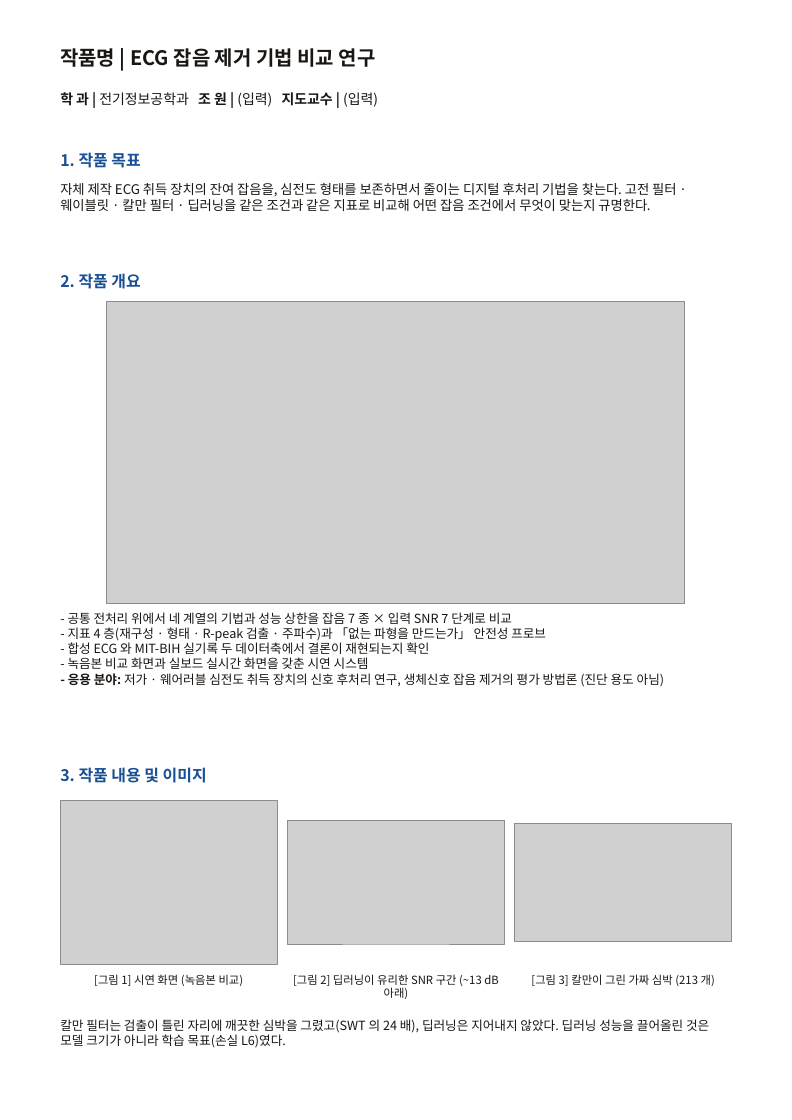
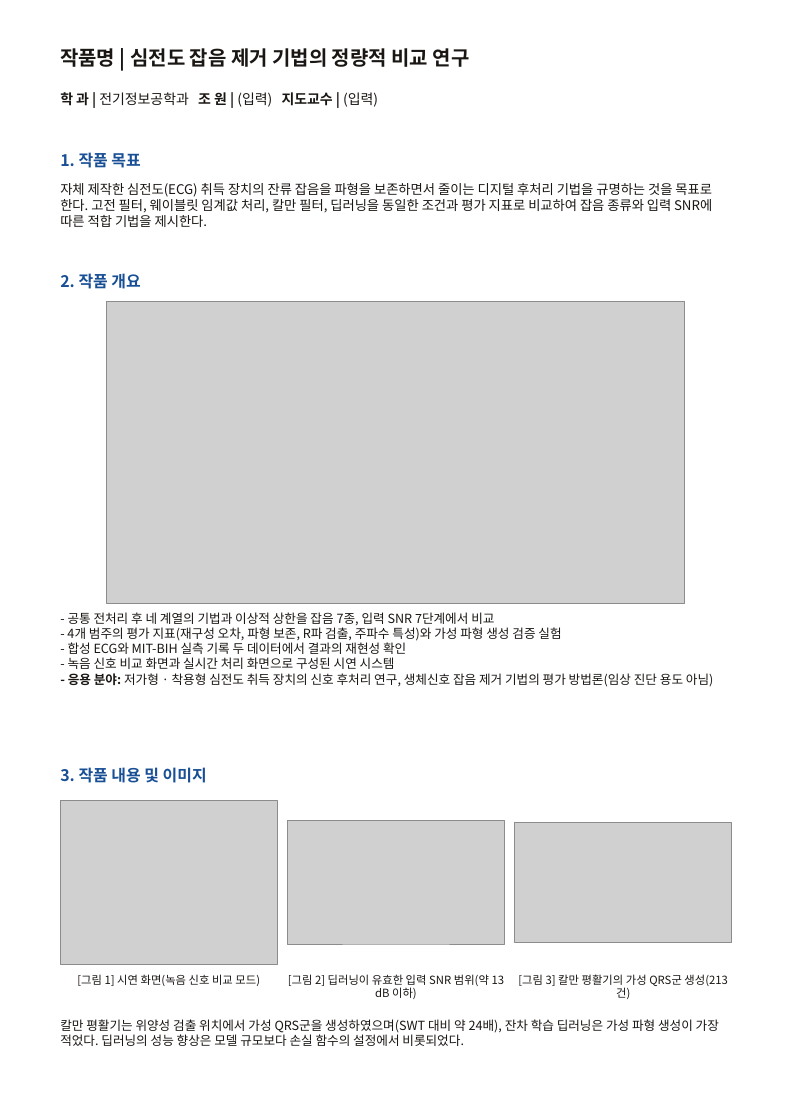
Before and after one commit to userpawbaw/ECG_denoising_method_comparision, a slide deck: slide 1 of results/panel/brochure_draft.pptx. Drawn at 792x1120 pixels with LibreOffice and Linux fonts; fonts in the diff are those of the drawing; grey boxes stand for pictures. Boxes give left, top, right and bottom in pixels: in the first picture for what was removed or moved away, otherwise in the second. Text is boxed around its words. In the diff, an @@ line names an element or a change of style, - is before the commit and + after.

```diff
--- a/results/panel/brochure_draft.pptx
+++ b/results/panel/brochure_draft.pptx
@@ text at bbox=[60, 48, 470, 67]: text changed @@
-작품명 | ECG 잡음 제거 기법 비교 연구
+작품명 | 심전도 잡음 제거 기법의 정량적 비교 연구
@@ text at bbox=[60, 183, 712, 227]: text changed @@
-자체 제작 ECG 취득 장치의 잔여 잡음을, 심전도 형태를 보존하면서 줄이는 디지털 후처리 기법을 찾는다. 고전 필터 · 웨이블릿 · 칼만 필터 · 딥러닝을 같은 조건과 같은 지표로 비교해 어떤 잡음 조건에서 무엇이 맞는지 규명한다.
+자체 제작한 심전도(ECG) 취득 장치의 잔류 잡음을 파형을 보존하면서 줄이는 디지털 후처리 기법을 규명하는 것을 목표로 한다. 고전 필터, 웨이블릿 임계값 처리, 칼만 필터, 딥러닝을 동일한 조건과 평가 지표로 비교하여 잡음 종류와 입력 SNR에 따른 적합 기법을 제시한다.
@@ text at bbox=[67, 612, 714, 687]: text changed @@
-- 공통 전처리 위에서 네 계열의 기법과 성능 상한을 잡음 7 종 × 입력 SNR 7 단계로 비교
-- 지표 4 층(재구성 · 형태 · R-peak 검출 · 주파수)과 「없는 파형을 만드는가」 안전성 프로브
-- 합성 ECG 와 MIT-BIH 실기록 두 데이터축에서 결론이 재현되는지 확인
-- 녹음본 비교 화면과 실보드 실시간 화면을 갖춘 시연 시스템
-- 응용 분야: 저가 · 웨어러블 심전도 취득 장치의 신호 후처리 연구, 생체신호 잡음 제거의 평가 방법론 (진단 용도 아님)
+- 공통 전처리 후 네 계열의 기법과 이상적 상한을 잡음 7종, 입력 SNR 7단계에서 비교
+- 4개 범주의 평가 지표(재구성 오차, 파형 보존, R파 검출, 주파수 특성)와 가성 파형 생성 검증 실험
+- 합성 ECG와 MIT-BIH 실측 기록 두 데이터에서 결과의 재현성 확인
+- 녹음 신호 비교 화면과 실시간 처리 화면으로 구성된 시연 시스템
+- 응용 분야: 저가형 · 착용형 심전도 취득 장치의 신호 후처리 연구, 생체신호 잡음 제거 기법의 평가 방법론(임상 진단 용도 아님)
@@ text at bbox=[77, 974, 260, 986]: text changed @@
-[그림 1] 시연 화면 (녹음본 비교)
+[그림 1] 시연 화면(녹음 신호 비교 모드)
@@ text at bbox=[288, 974, 505, 999]: text changed @@
-[그림 2] 딥러닝이 유리한 SNR 구간 (~13 dB 아래)
+[그림 2] 딥러닝이 유효한 입력 SNR 범위(약 13 dB 이하)
@@ text at bbox=[518, 974, 728, 986]: text changed @@
-[그림 3] 칼만이 그린 가짜 심박 (213 개)
+[그림 3] 칼만 평활기의 가성 QRS군 생성(213건)
@@ text at bbox=[60, 1019, 719, 1046]: text changed @@
-칼만 필터는 검출이 틀린 자리에 깨끗한 심박을 그렸고(SWT 의 24 배), 딥러닝은 지어내지 않았다. 딥러닝 성능을 끌어올린 것은 모델 크기가 아니라 학습 목표(손실 L6)였다.
+칼만 평활기는 위양성 검출 위치에서 가성 QRS군을 생성하였으며(SWT 대비 약 24배), 잔차 학습 딥러닝은 가성 파형 생성이 가장 적었다. 딥러닝의 성능 향상은 모델 규모보다 손실 함수의 설정에서 비롯되었다.
```
Also in this commit, not shown: 31 other files.
